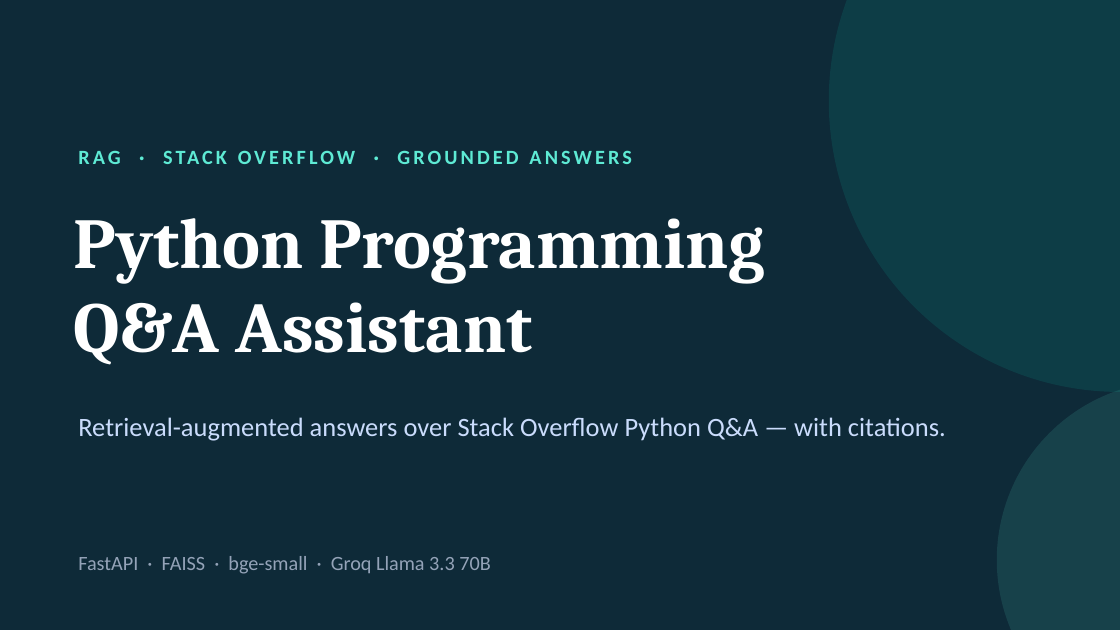
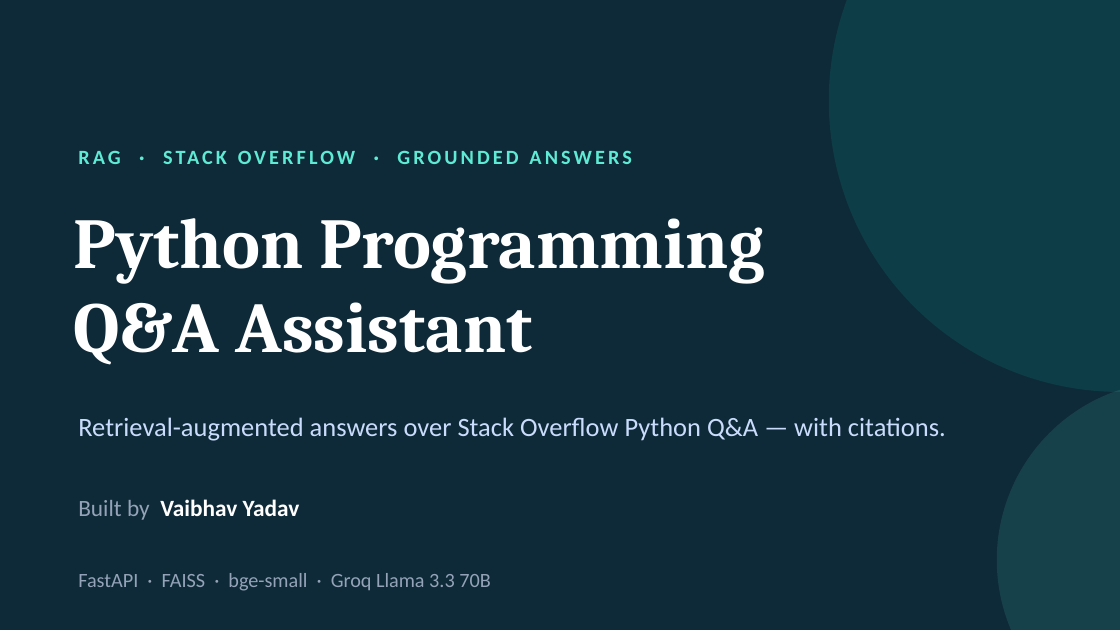
Before and after one commit to vaibhav-y/Python-QnA-Assistant, a slide deck: slide 1 of slides/Python_QnA_Assistant.pptx. Drawn at 1120x630 pixels with LibreOffice and Linux fonts; fonts in the diff are those of the drawing. Boxes give left, top, right and bottom in pixels: in the first picture for what was removed or moved away, otherwise in the second. Text is boxed around its words. In the diff, an @@ line names an element or a change of style, - is before the commit and + after.

Commit message:
Update slides

```diff
--- a/slides/Python_QnA_Assistant.pptx
+++ b/slides/Python_QnA_Assistant.pptx
@@ text added at [78,499,300,520], 15 pt, text #FFFFFF, bold @@
+Built by Vaibhav Yadav
@@ text "FastAPI · FAISS · bge-small ...": place and size @@
-text "FastAPI · FAISS · bge-small ..." at [78,556,490,574]
+text "FastAPI · FAISS · bge-small ..." at [78,573,490,591]
```
Also in this commit, not shown: 1 other file.
